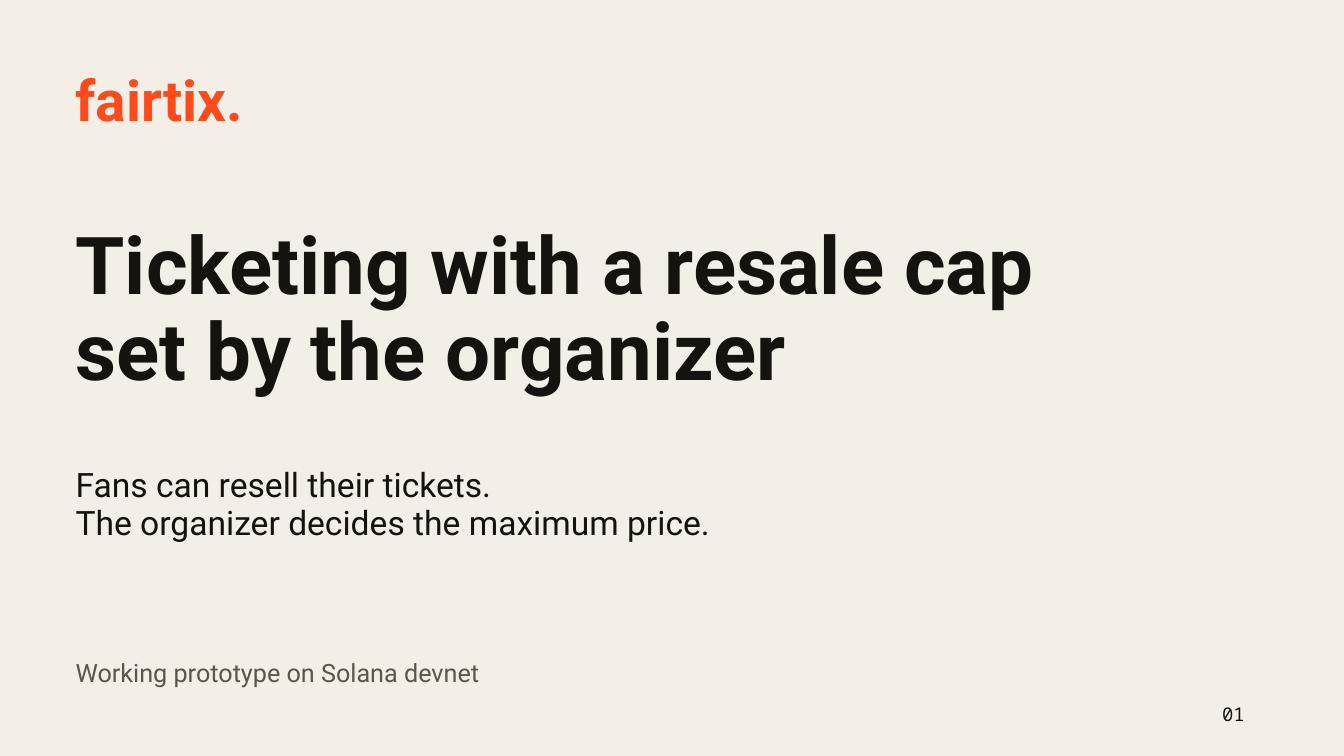
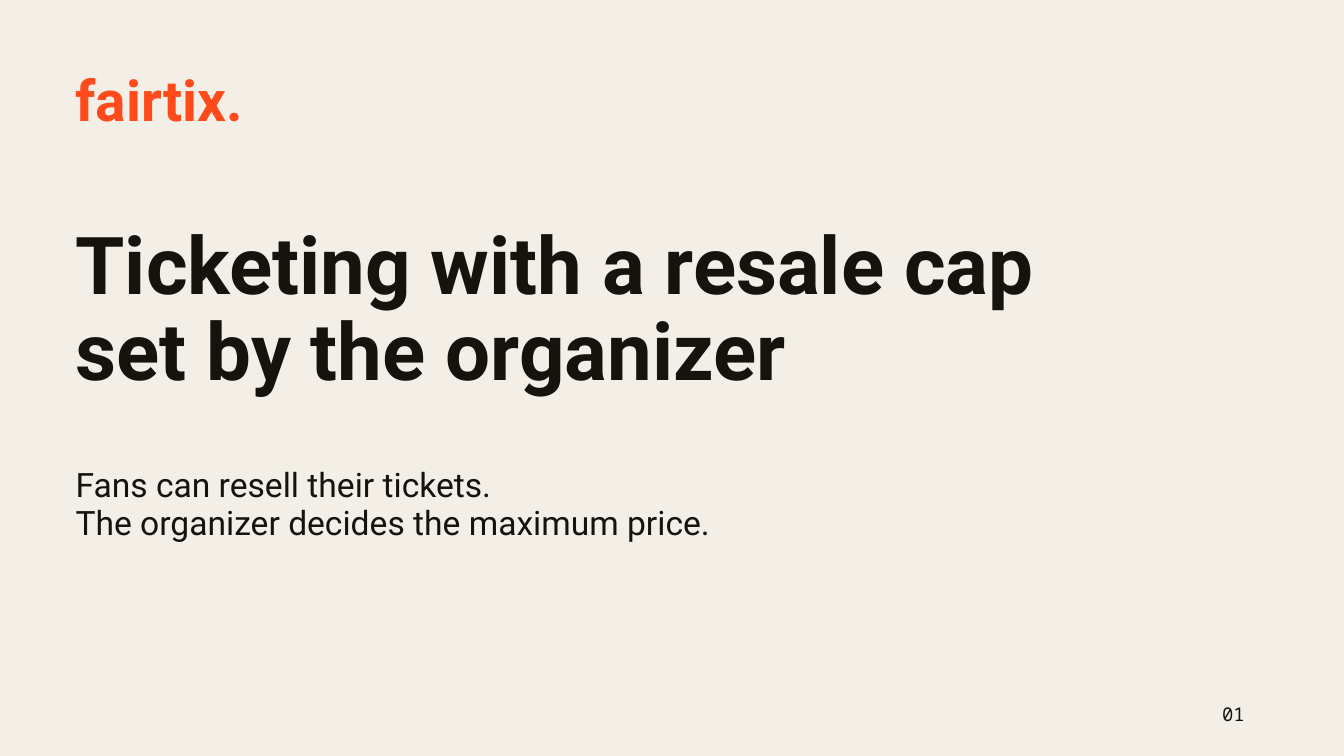
Before and after one commit to rmazz05/fairtix, a slide deck: slide 1 of docs/Fairtix-pitch.pptx. Drawn at 1344x756 pixels with LibreOffice and Linux fonts; fonts in the diff are those of the drawing. Boxes give left, top, right and bottom in pixels: in the first picture for what was removed or moved away, otherwise in the second. Text is boxed around its words. In the diff, an @@ line names an element or a change of style, - is before the commit and + after.

```diff
--- a/docs/Fairtix-pitch.pptx
+++ b/docs/Fairtix-pitch.pptx
@@ text removed at [76,663,479,688] @@
-Working prototype on Solana devnet
```
Also in this commit, not shown: 4 other slides changed, 3 other files.
